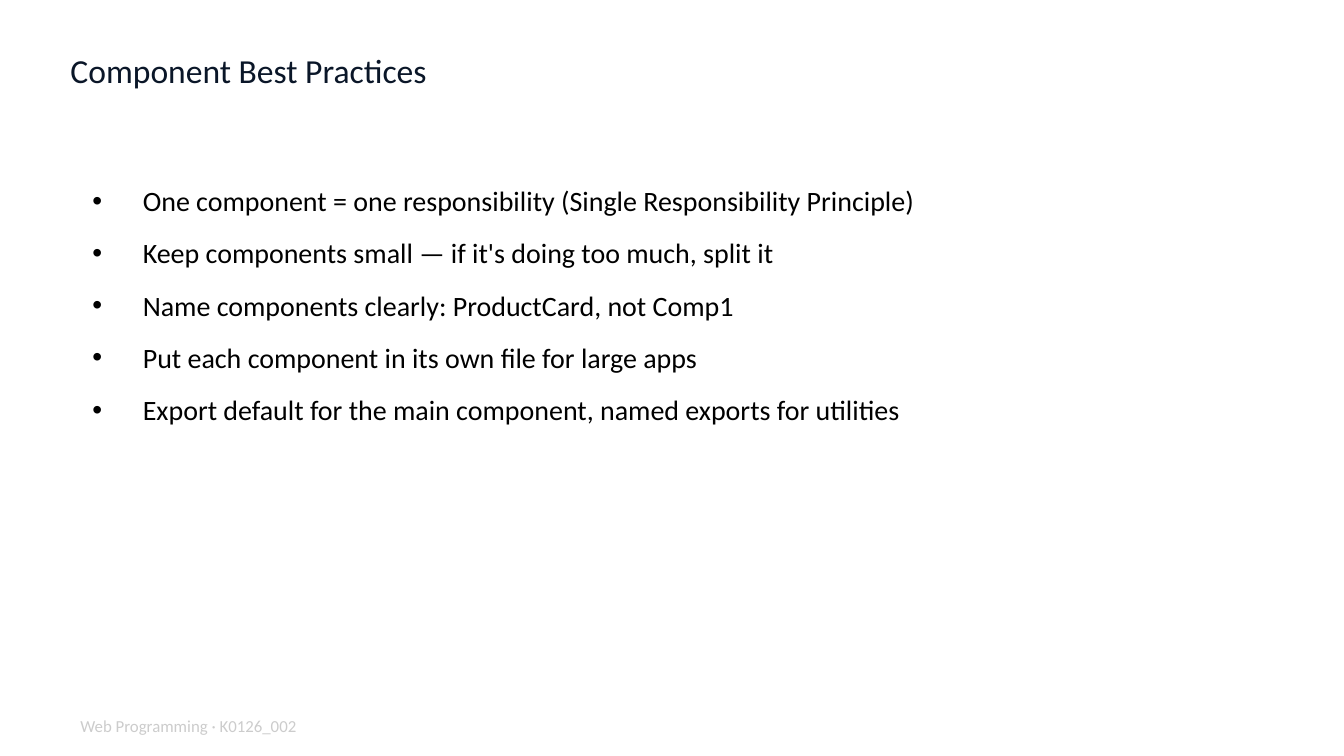
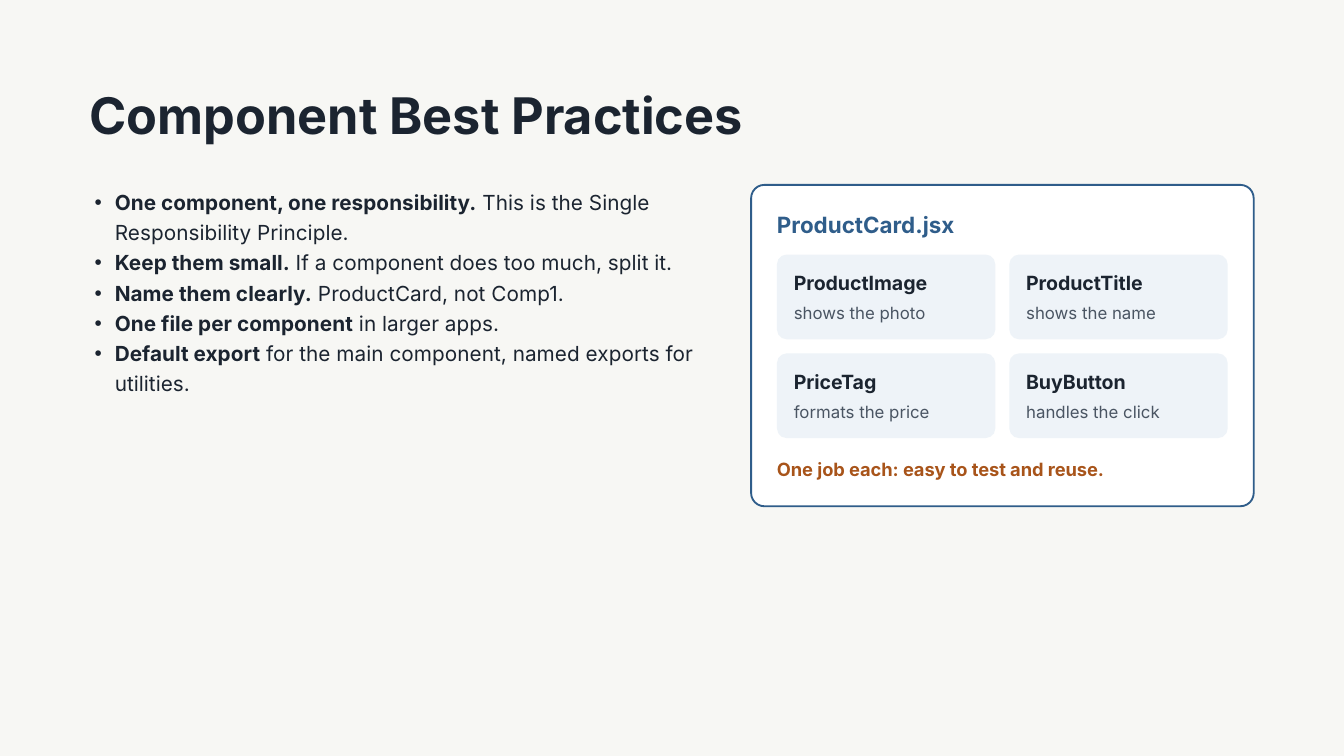
Before and after one commit to muxiddin19/WebPro, a slide deck: slide 18 of week10/WebPro_Week11_Fri_ReactProps_v1.pptx. Drawn at 1344x756 pixels with LibreOffice and Linux fonts; fonts in the diff are those of the drawing. Boxes give left, top, right and bottom in pixels: in the first picture for what was removed or moved away, otherwise in the second. Text is boxed around its words. In the diff, an @@ line names an element or a change of style, - is before the commit and + after.

```diff
--- a/week10/WebPro_Week11_Fri_ReactProps_v1.pptx
+++ b/week10/WebPro_Week11_Fri_ReactProps_v1.pptx
@@ background #FFFFFF to #F7F7F4 @@
@@ title "Component Best Practices": place and size @@
-title "Component Best Practices" at bbox=[70, 59, 426, 89]
+title "Component Best Practices" at bbox=[90, 95, 742, 145]
@@ title "Component Best Practices" at bbox=[90, 95, 742, 145]: size 18 to 27 pt, font Calibri to Inter, text colour #0A1628 to #1B2430, bold on; line spacing 1 to 29.7pt @@
@@ text at bbox=[115, 194, 693, 392]: text changed; size 15 to 11.1 pt; font Calibri to Inter; text colour #000000 to #1B2430 @@
-• One component = one responsibility (Single Responsibility Principle)
-• Keep components small — if it's doing too much, split it
-• Name components clearly: ProductCard, not Comp1
-• Put each component in its own file for large apps
-• Export default for the main component, named exports for utilities
+• One component, one responsibility. This is the Single Responsibility Principle.
+• Keep them small. If a component does too much, split it.
+• Name them clearly. ProductCard, not Comp1.
+• One file per component in larger apps.
+• Default export for the main component, named exports for utilities.
@@ rounded rectangle added at bbox=[751, 185, 1254, 507], fill #FFFFFF, outline #2F5D8A 1 pt @@
@@ text added at bbox=[777, 216, 954, 238], 12 pt, text #2F5D8A, bold @@
+ProductCard.jsx
@@ rounded rectangle added at bbox=[777, 254, 995, 339], fill #EEF3F8 @@
@@ rounded rectangle added at bbox=[1009, 254, 1227, 339], fill #EEF3F8 @@
@@ text added at bbox=[794, 275, 927, 294], 10.5 pt, text #1B2430, bold @@
+ProductImage
@@ text added at bbox=[1026, 275, 1143, 290], 10.5 pt, text #1B2430, bold @@
+ProductTitle
@@ text added at bbox=[794, 306, 926, 323], 9 pt, text #4A5563 @@
+shows the photo
@@ text added at bbox=[1026, 306, 1156, 319], 9 pt, text #4A5563 @@
+shows the name
@@ rounded rectangle added at bbox=[777, 353, 995, 438], fill #EEF3F8 @@
@@ rounded rectangle added at bbox=[1009, 353, 1227, 438], fill #EEF3F8 @@
@@ text added at bbox=[794, 374, 877, 393], 10.5 pt, text #1B2430, bold @@
+PriceTag
@@ text added at bbox=[1026, 374, 1126, 393], 10.5 pt, text #1B2430, bold @@
+BuyButton
@@ text added at bbox=[794, 405, 929, 422], 9 pt, text #4A5563 @@
+formats the price
@@ text added at bbox=[1026, 405, 1160, 418], 9 pt, text #4A5563 @@
+handles the click
@@ text added at bbox=[777, 462, 1104, 480], 9.8 pt, text #A8541A, bold @@
+One job each: easy to test and reuse.
@@ text removed at bbox=[80, 721, 297, 735] @@
-Web Programming · K0126_002
```
Also in this commit, not shown: 17 other slides changed, 3 slides added, 3 slides removed, 2 other files.
